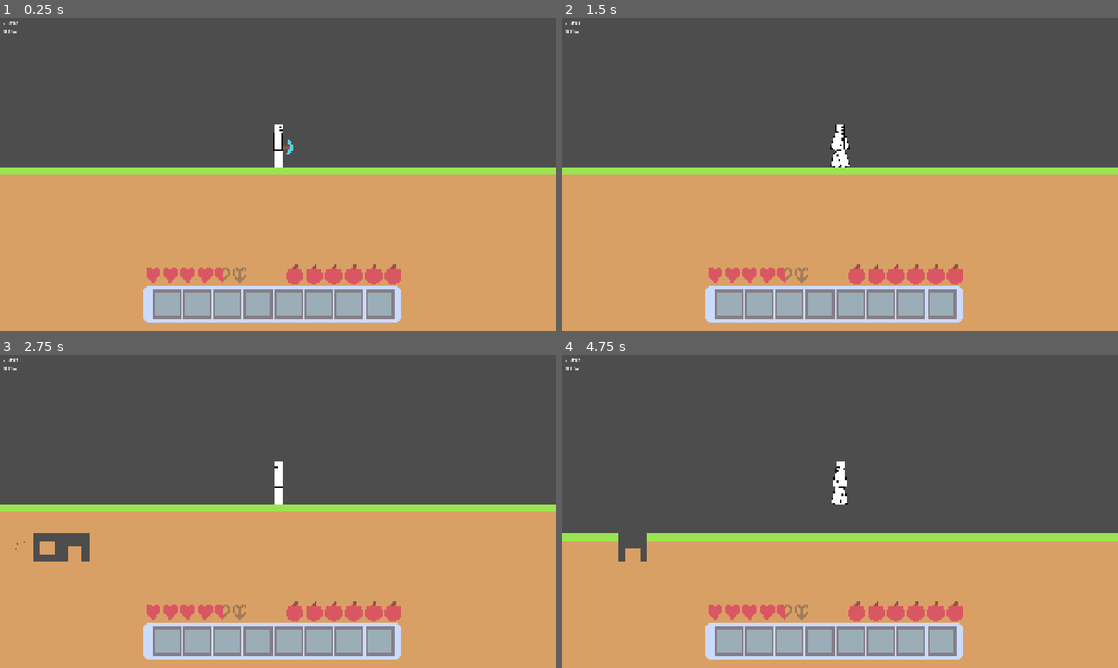
Above: before the commit, frames 1-4 (two rows, left to right).
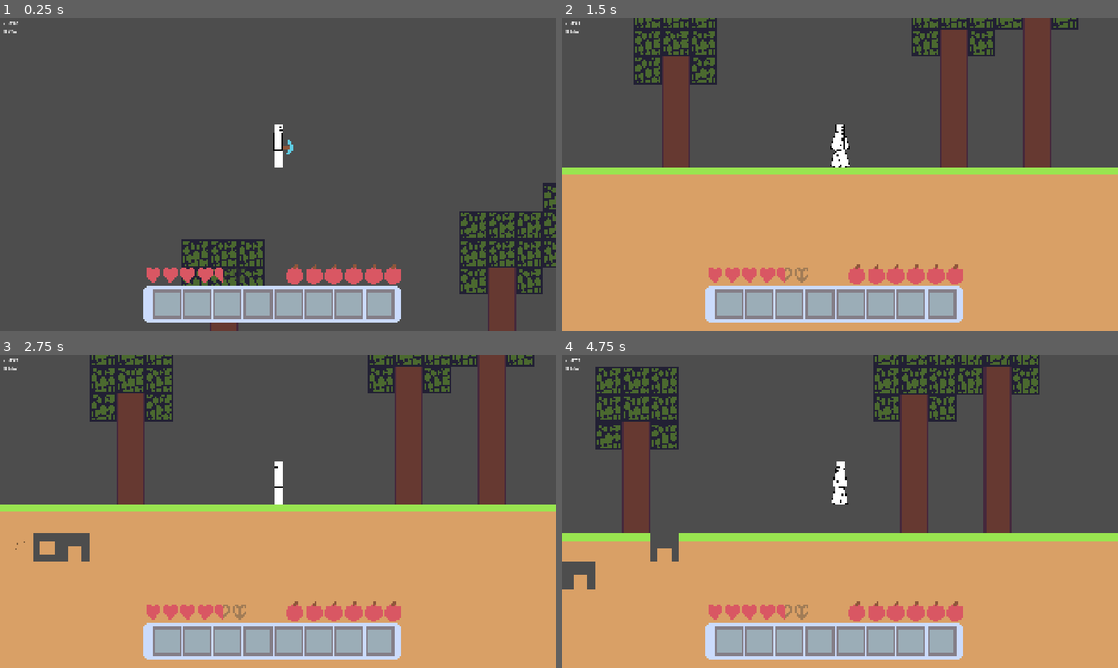
Above: after the commit, the same moments.

Repository: vempr/siegecraft
Game: Godot game, scene res://scenes/game.tscn
Two runs of this game, one before a commit and one after it. Both use one fixed random seed, a clock stepped at 60 frames per second and the inputs below.
Inputs (mouse positions are in pixels of both pictures, inside the frame that each line leads up to):
- Up to frame 1 (0.25 s): no input
- Up to frame 2 (1.5 s): tap Enter at 0.5 s; move the mouse to (840, 146) at 0.52 s; press the mouse at (840, 146) at 0.53 s; hold D (move_right) from 0.53 s (still down); tap Space (jump) at 0.77 s; move the mouse to (562, 199) at 1.27 s; release the mouse at (562, 199) at 1.28 s; click (562, 199) at 1.35 s
- Up to frame 3 (2.75 s): tap Space (jump) at 1.52 s; move the mouse to (27, 536) at 2.02 s; release D (move_right) at 2.03 s; press the mouse at (27, 536) at 2.03 s; hold A (move_left) from 2.03 s (still down)
- Up to frame 4 (4.75 s): move the mouse to (584, 517) at 2.77 s; release A (move_left) at 2.78 s; release the mouse at (584, 517) at 2.78 s; hold D (move_right) 2.78-4.28 s; click (584, 517) at 2.85 s; tap Space (jump) at 3.02, 3.77, 4.52 s; move the mouse to (617, 536) at 3.52 s; press the mouse at (617, 536) at 3.53 s; move the mouse to (612, 536) at 4.27 s; release the mouse at (612, 536) at 4.28 s; hold A (move_left) from 4.28 s (still down); click (612, 536) at 4.35 s

The runs differ from the first frame. In frame 1, 46% of the frame differs, in the area x 0-100%, y 3-100%; in frame 2, 11%; in frame 3, 11%; in frame 4, 16%.

Commit message:
game: tree generation & fixed bug where dropped object doesn't fall if object below breaks

Diff:
--- a/scenes/game.tscn
+++ b/scenes/game.tscn
@@ -10,7 +10,7 @@
 
 [node name="Player" parent="." instance=ExtResource("2_yqjtg")]
 unique_name_in_owner = true
-position = Vector2(336, 200)
+position = Vector2(959, -265)
 
 [node name="HUD" parent="." instance=ExtResource("3_lnu2h")]
 unique_name_in_owner = true
--- a/scripts/STATE.gd
+++ b/scripts/STATE.gd
@@ -1,6 +1,6 @@
 extends Node
 
-var map := [[], [], [], []]
+var map := [[], [], [], [], [], [], [], []]
 var inventory := []
 
 var health := 4.5
@@ -8,8 +8,46 @@
 
 
 func _ready() -> void:
+	generate_trees()
 	generate_floor()
 	reset_inventory()
+
+
+func generate_trees() -> void:
+	var tree_positions := []
+
+	for i in range(100):
+		if randf() < 0.1:
+			tree_positions.append(i)
+
+	for x in tree_positions:
+		var height := randi_range(4, 6)
+		var ground_y := 8
+
+		for y_offset in range(1, height + 1):
+			var row_index = ground_y - y_offset
+
+			if row_index < 0:
+				break
+
+			while map[row_index].size() <= x:
+				map[row_index].append(null)
+			map[row_index][x] = GLOBAL.BLOCK.WOOD_LOG
+
+		var leaves_bottom := ground_y - height
+		for lx in range(x - 1, x + 2):
+			if lx < 0 or lx >= 100:
+				continue
+			for ly in range(leaves_bottom - 2, leaves_bottom + 1):
+				if ly < 0:
+					continue
+
+				while map[ly].size() <= lx:
+					map[ly].append(null)
+
+				if map[ly][lx] == null:
+					map[ly][lx] = GLOBAL.BLOCK.LEAF
+
 
 
 func generate_floor() -> void:
--- a/scripts/block.gd
+++ b/scripts/block.gd
@@ -54,4 +54,5 @@
 	dropped_block.position = position
 	get_parent().add_child(dropped_block)
 
+	await get_tree().physics_frame
 	queue_free()
--- a/scripts/game.gd
+++ b/scripts/game.gd
@@ -20,6 +20,8 @@
 
 		for x in range(len(STATE.map[y])):
 			var block_type = STATE.map[y][x]
+			if block_type == null:
+				continue
 
 			var block_instance = BlockScene.instantiate()
 			block_instance.block = block_type
